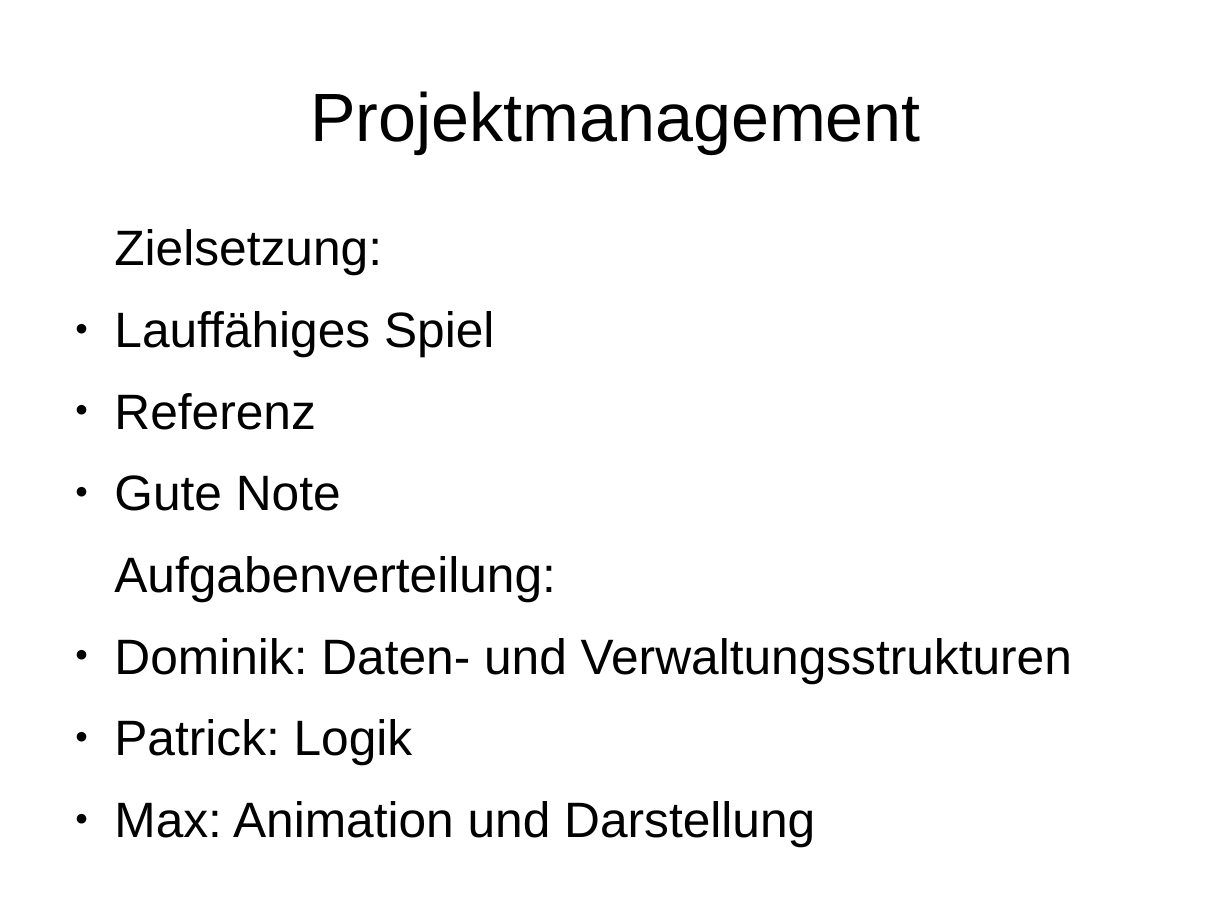
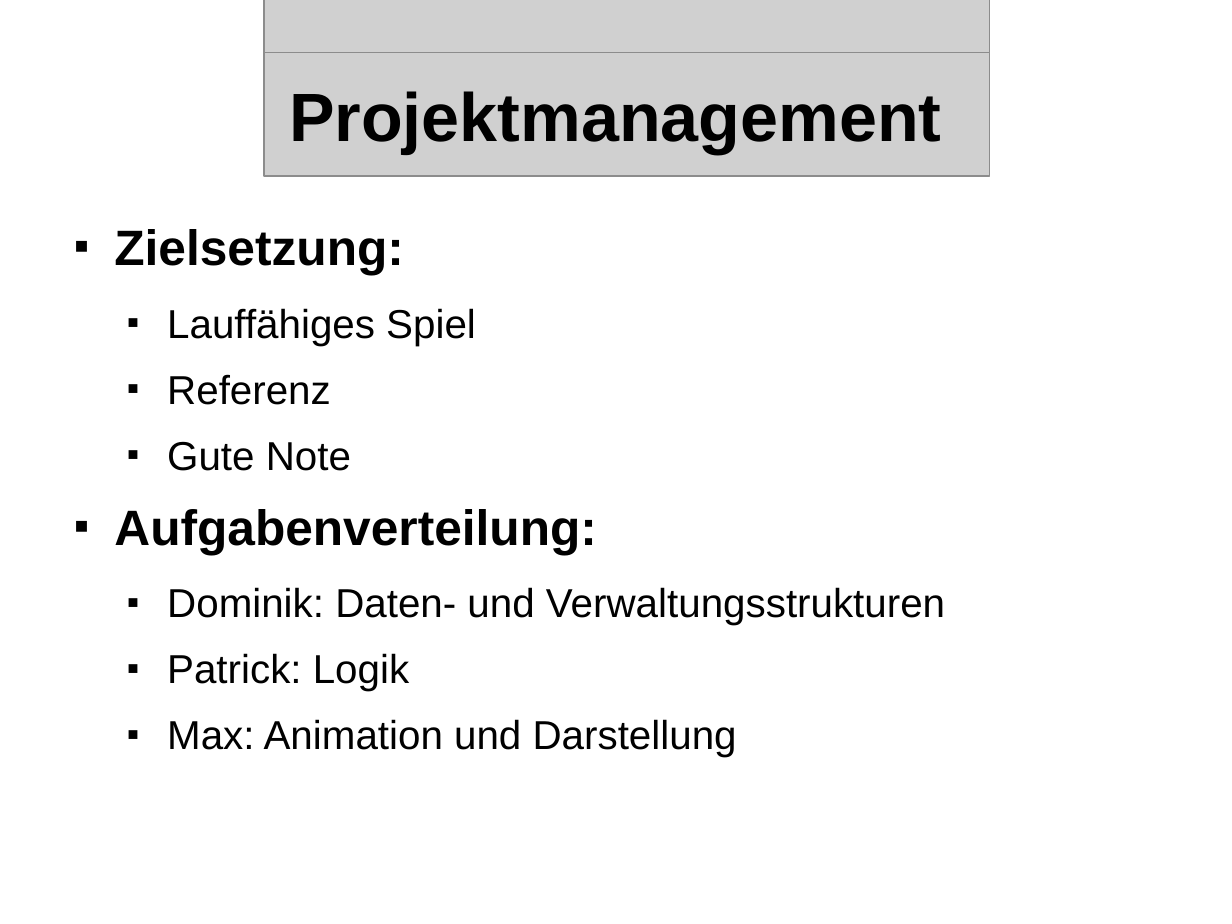
Before and after one commit to streber91/3D-Game-Project, a slide deck: slide 4 of Documents/Präsentationen/Underlord Abschlusspräsentation.odp. Drawn at 1232x924 pixels with LibreOffice and Linux fonts; fonts in the diff are those of the drawing; grey boxes stand for pictures; background and template pictures are left out. Boxes give left, top, right and bottom in pixels: in the first picture for what was removed or moved away, otherwise in the second. Text is boxed around its words. In the diff, an @@ line names an element or a change of style, - is before the commit and + after.

```diff
--- a/Documents/Präsentationen/Underlord Abschlusspräsentation.odp
+++ b/Documents/Präsentationen/Underlord Abschlusspräsentation.odp
@@ picture added at bbox=[264, 0, 991, 66] @@
@@ title "Projektmanagement" at bbox=[289, 91, 941, 153]: bold on @@
@@ picture added at bbox=[264, 53, 991, 177] @@
@@ text "Zielsetzung:" at bbox=[114, 229, 945, 757]: bold on in "Zielsetzung:", "Aufgabenverteilung:"; size 32 to 26 pt in "Lauffähiges Spiel", "Referenz", "Gute Note", "Dominik: Daten- und Verwaltungsstrukturen" and 2 more places; bullet none to ■; bullet ● to ■; list level 1 to 2 in "Lauffähiges Spiel"; list level 1 to 2 in "Referenz"; list level 1 to 2 in "Gute Note"; list level 1 to 2 in "Dominik: Daten- und Verwaltungsstrukturen"; list level 1 to 2 in "Patrick: Logik"; list level 1 to 2 in "Max: Animation und Darstellung" @@
```
Also in this commit, not shown: 12 other slides changed, 7 slides added, 5 slides removed.
